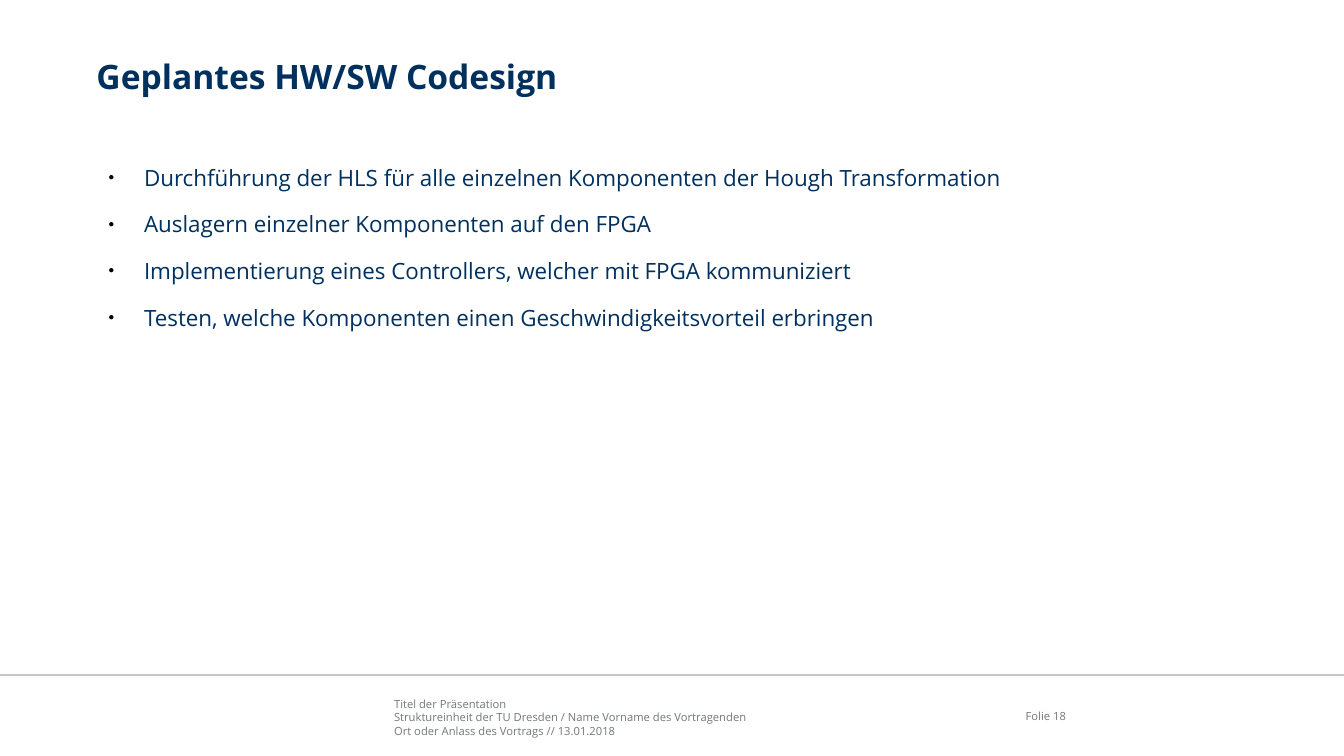
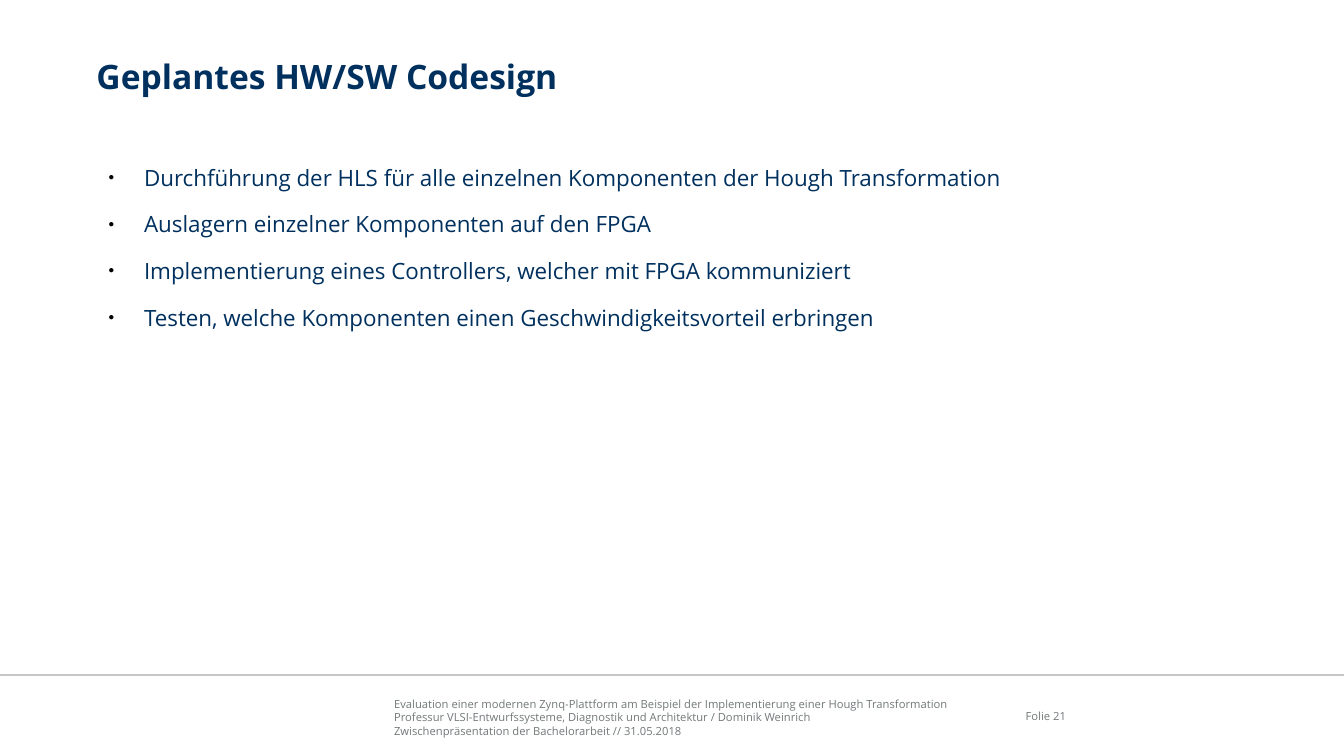
Before and after one commit to freeDom-/hough, a slide deck: slide 21 of Zwischenpräsentation/Zwischenpräsentation.odp (slide 18 before the commit). Drawn at 1344x756 pixels with LibreOffice and Linux fonts; fonts in the diff are those of the drawing; background and template pictures are left out. Boxes give left, top, right and bottom in pixels: in the first picture for what was removed or moved away, otherwise in the second. Text is boxed around its words. In the diff, an @@ line names an element or a change of style, - is before the commit and + after.

```diff
--- a/Zwischenpräsentation/Zwischenpräsentation.odp
+++ b/Zwischenpräsentation/Zwischenpräsentation.odp
@@ text at (x1=394, y1=699, x2=947, y2=738): text changed @@
-Titel der Präsentation
-Struktureinheit der TU Dresden / Name Vorname des Vortragenden
-Ort oder Anlass des Vortrags // 13.01.2018
+Evaluation einer modernen Zynq-Plattform am Beispiel der Implementierung einer Hough Transformation
+Professur VLSI-Entwurfssysteme, Diagnostik und Architektur / Dominik Weinrich
+Zwischenpräsentation der Bachelorarbeit // 31.05.2018
@@ page number at (x1=1026, y1=711, x2=1066, y2=720): text changed @@
-Folie 18
+Folie 21
```
Also in this commit, not shown: 17 other slides changed, 5 slides added, 1 slide removed, 21 other files.
